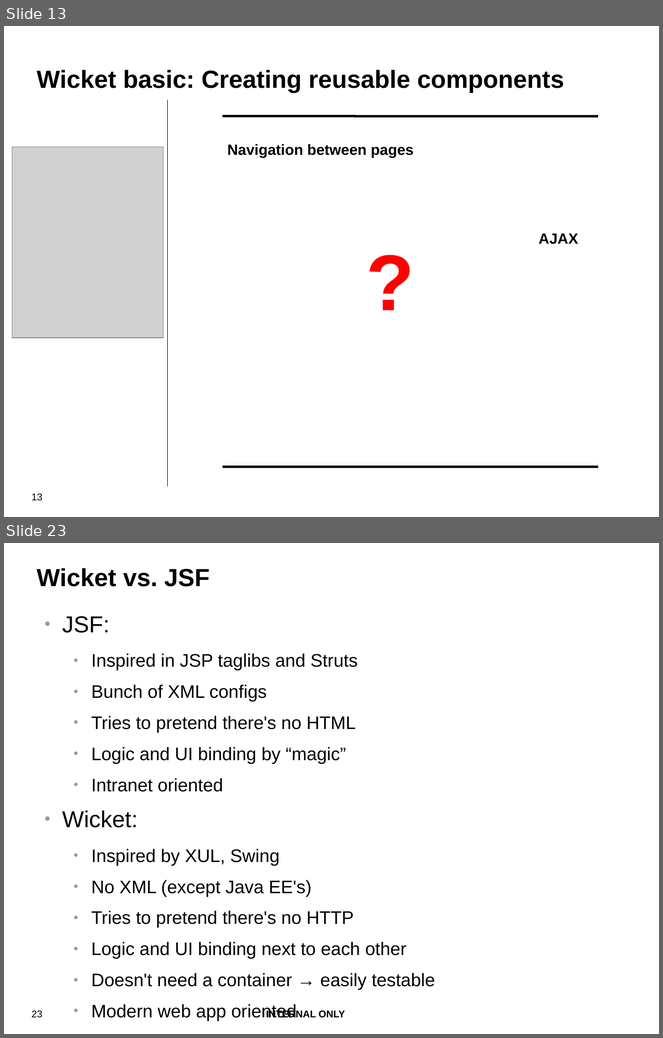
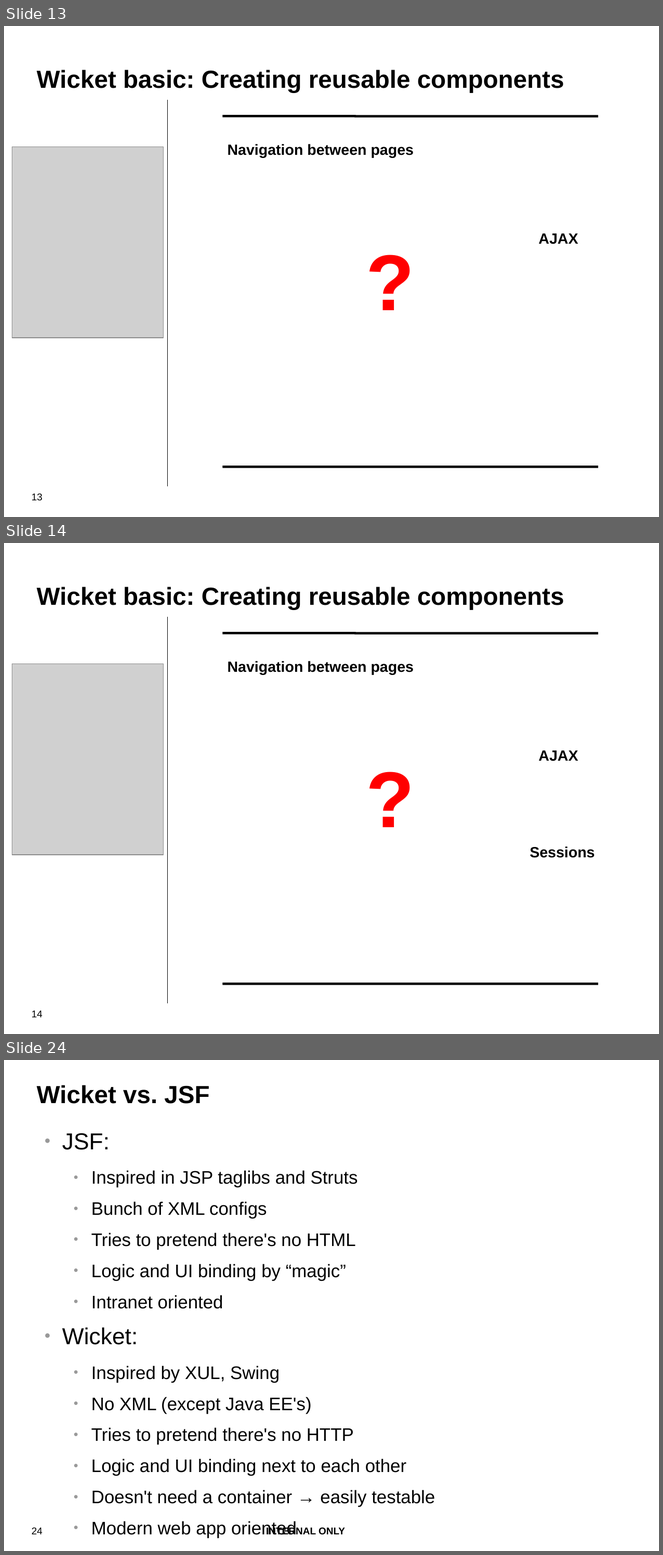
Before and after one commit to OndraZizka/WicketAS7-presentation, a slide deck: Wicket+AS7_presentation.odp. Shown one above the other, each under a label of ours: slides 13 and 23 before the commit, slides 13, 14 and 24 after it; the slides between them are not shown. The pictures are 663x1038 and 663x1555 pixels, drawn with LibreOffice and Linux fonts; fonts in the diff are those of the drawing; grey boxes stand for pictures; background and template pictures are left out. Boxes give left, top, right and bottom in pixels: in the first picture for what was removed or moved away, otherwise in the second. Text is boxed around its words. In the diff, an @@ line names an element or a change of style, - is before the commit and + after.

```diff
--- a/Wicket+AS7_presentation.odp
+++ b/Wicket+AS7_presentation.odp
@@ slide 14 added at [4, 543, 659, 1034], background #FFFFFF; not listed: 2 template elements that a slide beside it also shows @@
@@ title added at [37, 587, 565, 610], 30 pt, text #000000, bold @@
+Wicket basic: Creating reusable components
@@ line added from (167, 617) to (167, 1004), #000000 0 pt @@
@@ line added from (223, 633) to (598, 633), #000000 2.83 pt @@
@@ picture added at [12, 664, 163, 855] @@
@@ text added at [228, 661, 414, 675], 18 pt, text #000000, bold @@
+Navigation between pages
@@ text added at [361, 746, 420, 840], 96 pt, text #FF0000, bold @@
+?
@@ text added at [539, 750, 578, 761], 18 pt, text #000000, bold @@
+AJAX
@@ text added at [530, 847, 595, 858], 18 pt, text #000000, bold @@
+Sessions
@@ line added from (223, 984) to (598, 984), #000000 2.83 pt @@
@@ rectangle added at [257, 1006, 346, 1021], fill #FFFFFF @@
@@ what was slide 23 is now slide 24 @@
@@ page number at [32, 1527, 42, 1535]: text changed @@
-23
+24
```
Also in this commit, not shown: 9 slides changed, 2 other files.
